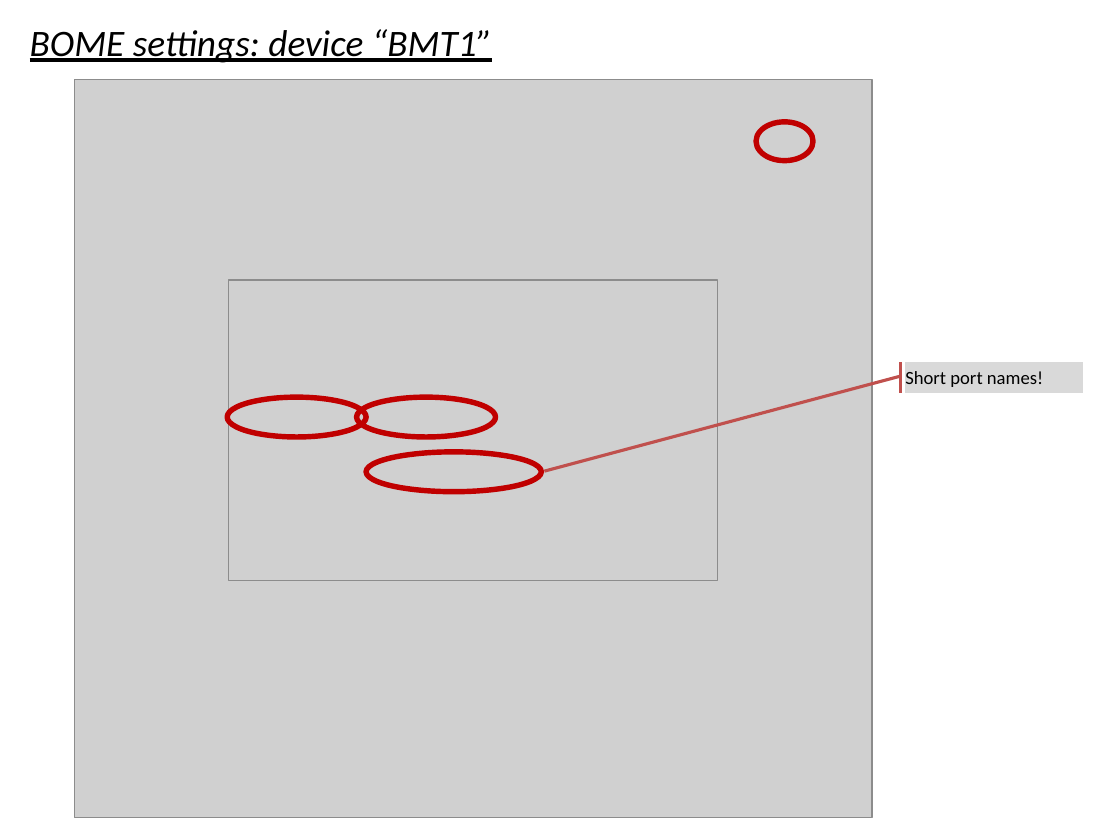
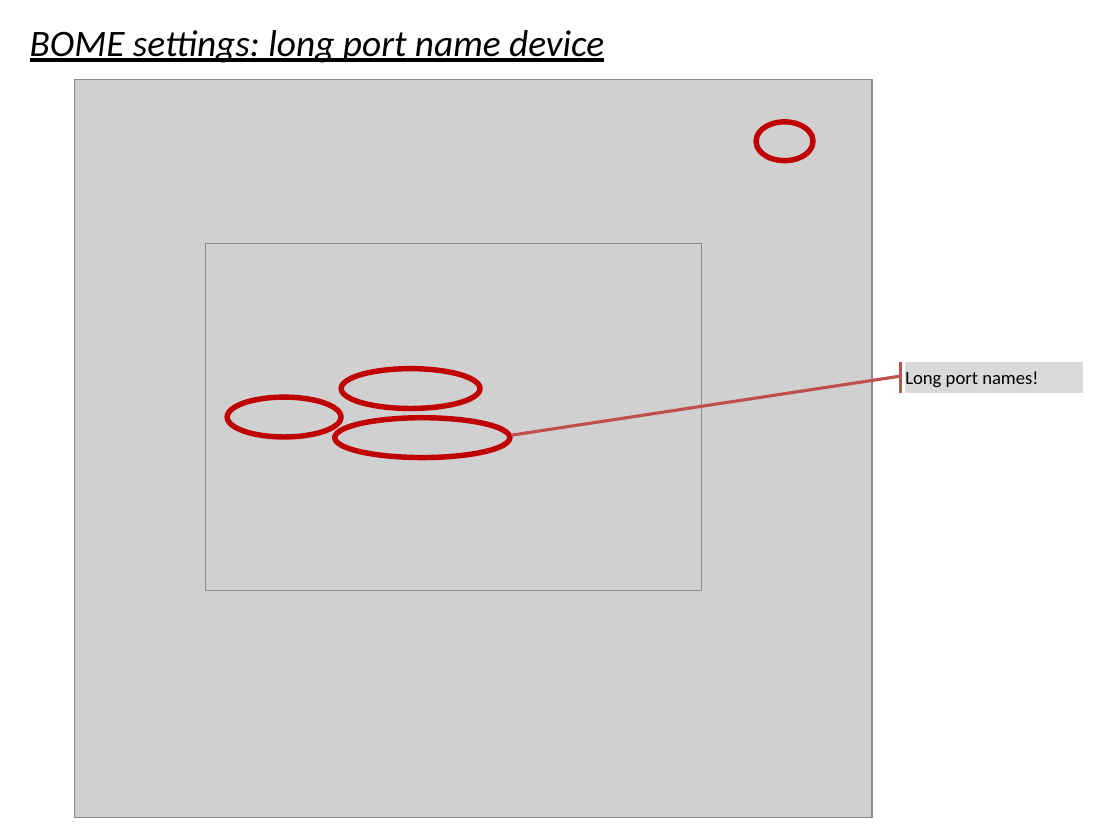
Before and after one commit to pestrela/music, a slide deck: slide 13 of traktor/mapping_ddj_1000/Support files/Source files/DDJ-1000 - Installation Guide.pptx. Drawn at 1120x840 pixels with LibreOffice and Linux fonts; fonts in the diff are those of the drawing; grey boxes stand for pictures. Boxes give left, top, right and bottom in pixels: in the first picture for what was removed or moved away, otherwise in the second. Text is boxed around its words. In the diff, an @@ line names an element or a change of style, - is before the commit and + after.

```diff
--- a/traktor/mapping_ddj_1000/Support files/Source files/DDJ-1000 - Installation Guide.pptx
+++ b/traktor/mapping_ddj_1000/Support files/Source files/DDJ-1000 - Installation Guide.pptx
@@ text at box(30, 30, 604, 63): text changed @@
-BOME settings: device “BMT1”
+BOME settings: long port name device
@@ picture: place and size @@
-picture at box(228, 280, 717, 581)
+picture at box(206, 243, 702, 590)
@@ ellipse: place and size @@
-ellipse at box(356, 398, 495, 438)
+ellipse at box(342, 368, 480, 409)
@@ text in accent callout at box(905, 371, 1038, 387): text changed @@
-Short port names!
+Long port names!
@@ accent callout "Long port names!" at box(905, 363, 1082, 393): proportions changed @@
@@ ellipse: place and size @@
-ellipse at box(227, 398, 366, 438)
+ellipse at box(227, 398, 342, 438)
@@ ellipse: place and size @@
-ellipse at box(366, 451, 541, 492)
+ellipse at box(335, 418, 510, 458)
```
Also in this commit, not shown: 8 other slides changed, 5 slides added, 3 slides removed, 26 other files.
